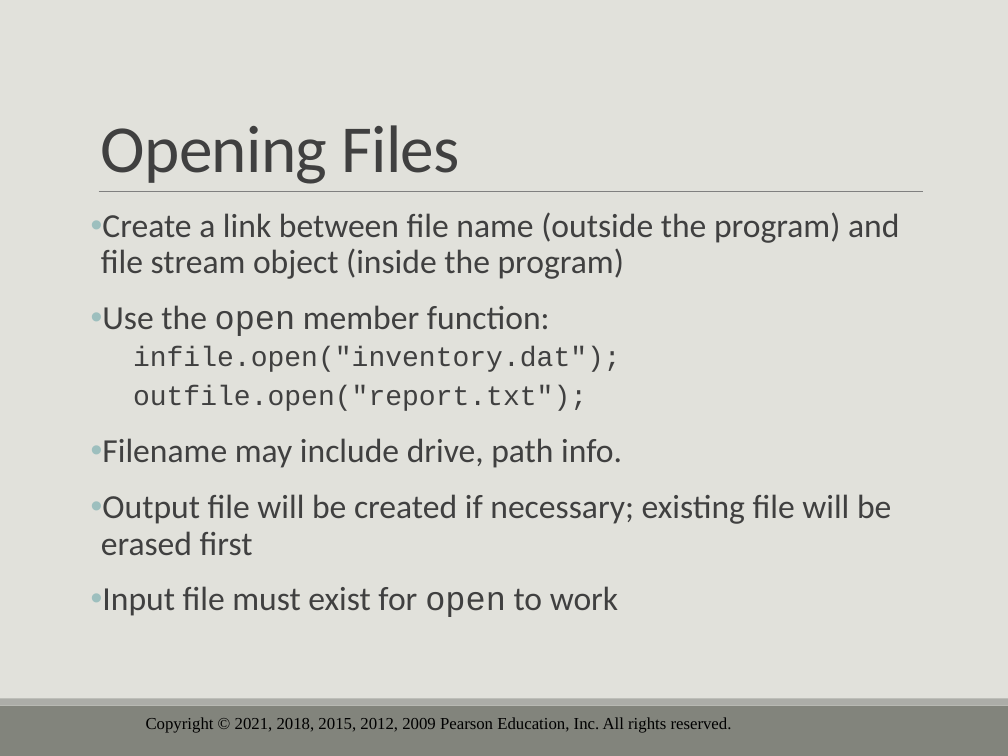
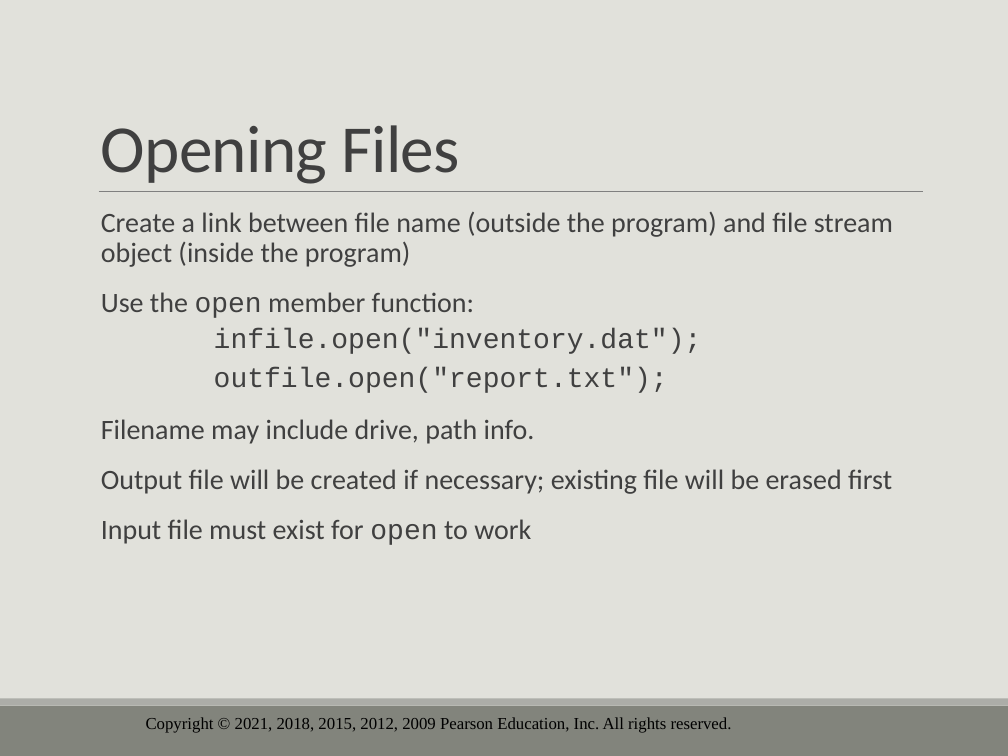
Before and after one commit to drolsonmi/eng1400, a slide deck: slide 54 of 1400_05_Loops and Files.pptx (slide 52 before the commit). Drawn at 1008x756 pixels with LibreOffice and Linux fonts; fonts in the diff are those of the drawing; background and template pictures are left out. Boxes give left, top, right and bottom in pixels: in the first picture for what was removed or moved away, otherwise in the second. Text is boxed around its words. In the diff, an @@ line names an element or a change of style, - is before the commit and + after.

```diff
--- a/1400_05_Loops and Files.pptx
+++ b/1400_05_Loops and Files.pptx
@@ text "Create a link between file ..." at bbox=[101, 212, 893, 545]: size 24 to 20 pt in "Create a link between file name (outside ...", "Use the open member function:", "Filename may include drive, path info.", "Output file will be created if necessary; ..." and 1 more places; bullet • to  ; indent changed @@
```
Also in this commit, not shown: 14 other slides changed, 1 slide added, 5 slides removed, 3 other files.
